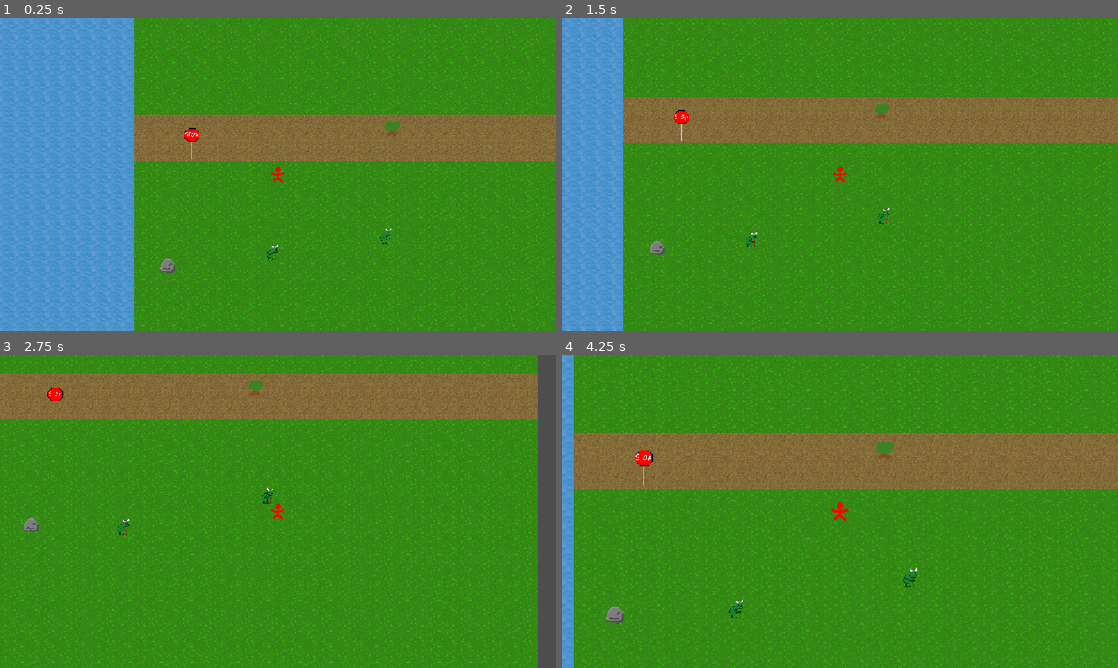
Above: before the commit, frames 1-4 (two rows, left to right).
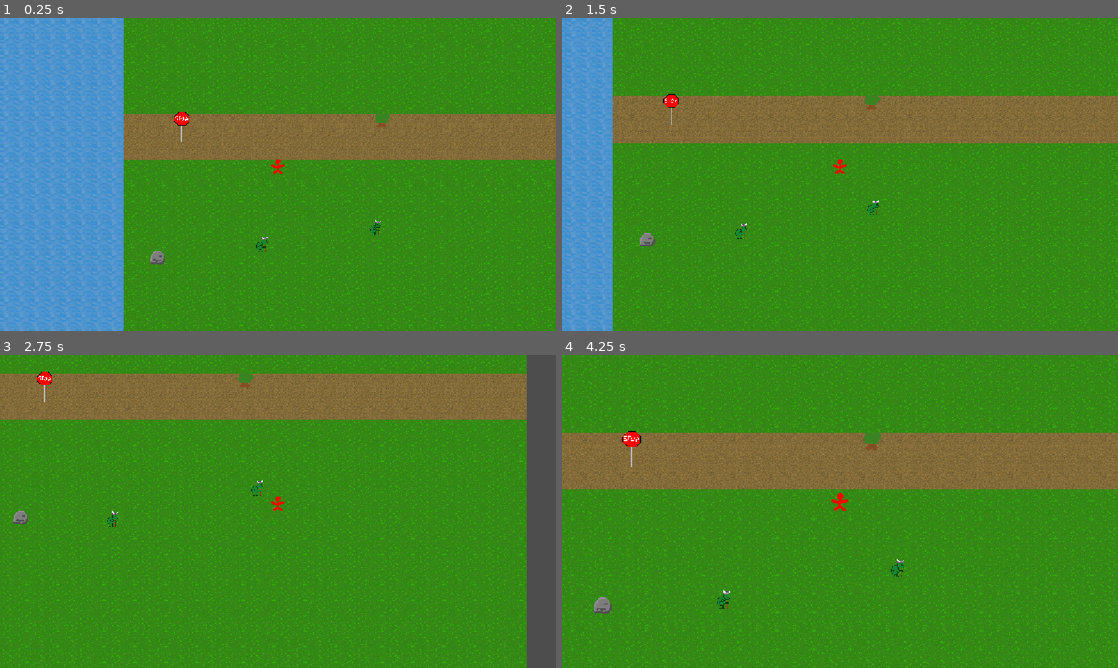
Above: after the commit, the same moments.

Repository: Drewpicus/2dPractice
Game: Godot game, scene res://Scenes/main.tscn
The game is run twice, just before and just after one commit, with the same random seed, the same clock (stepped at 60 frames per second) and the same inputs.
Inputs (mouse positions are in pixels of both pictures, inside the frame that each line leads up to):
- Up to frame 1 (0.25 s): no input
- Up to frame 2 (1.5 s): move the mouse to (962, 158) at 0.52 s; hold D (move_right) 0.53-1.28 s; hold E (test) 0.53-1.28 s; move the mouse to (728, 190) at 1.27 s; hold S (move_down) from 1.28 s (still down); click (728, 190) at 1.35 s
- Up to frame 3 (2.75 s): tap E (test) at 1.55 s; move the mouse to (333, 442) at 2.02 s; release S (move_down) at 2.03 s; hold D (move_right) from 2.03 s (still down); hold E (test) from 2.03 s (still down); tap T (quick_inspect) at 2.1 s
- Up to frame 4 (4.25 s): move the mouse to (812, 574) at 2.77 s; release D (move_right) at 2.78 s; release E (test) at 2.78 s; hold W (move_up) 2.78-3.53 s; tap E (test) at 2.85 s; move the mouse to (1006, 558) at 3.52 s; hold A (move_left) from 3.53 s (still down); hold E (test) from 3.53 s (still down); tap Mouse wheel up (zoom_in) at 3.6 s

The runs differ from the first frame. In frame 1, 14% of the frame differs, in the area x 0-100%, y 0-100%; in frame 2, 14%; in frame 3, 14%; in frame 4, 15%.

Commit message:
trying to put hitbox at feet

Diff:
--- a/Data/Entities/stopsign.json
+++ b/Data/Entities/stopsign.json
@@ -6,8 +6,8 @@
 
 	"collision": {
 		"type": "capsule",
-		"radius": 16.0,
-		"height": 64.0
+		"radius": 4.0,
+		"height": 8.0
 	},
 
 	"components": [
--- a/Scenes/main.tscn
+++ b/Scenes/main.tscn
@@ -44,6 +44,7 @@
 script = ExtResource("3_kry3j")
 
 [node name="Entities" type="Node2D" parent="GameWorld" unique_id=120306238]
+y_sort_enabled = true
 
 [node name="UI" type="CanvasLayer" parent="." unique_id=1044784727]
 
--- a/Scripts/Entity/entity_factory.gd
+++ b/Scripts/Entity/entity_factory.gd
@@ -15,9 +15,21 @@
 
 	entity.entity_id = definition.entity_id
 	entity.entity_name = definition.entity_name
-	entity.get_node("Sprite2D").texture = definition.sprite
+	var sprite := entity.get_node("Sprite2D") as Sprite2D
+	sprite.texture = definition.sprite
+
+	var y_offset := 0.0
+
+	if definition.sprite:
+		y_offset = -definition.sprite.get_height() / 2
+		sprite.position.y = y_offset
+
+	var collision := entity.get_node("CollisionShape2D") as CollisionShape2D
+
 	if definition.collision_shape:
-		entity.get_node("CollisionShape2D").shape = definition.collision_shape.duplicate()
+		collision.shape = definition.collision_shape.duplicate()
+		collision.position.y = y_offset
+
 	entity.solid = definition.solid
 
 	for component in definition.components:
--- a/Scripts/game_world.gd
+++ b/Scripts/game_world.gd
@@ -20,7 +20,9 @@
 	terrain.render(world_data)
 
 func cell_to_world(cell: Vector2i) -> Vector2:
-	return terrain.map_to_local(cell)
+	return terrain.to_global(
+		terrain.map_to_local(cell)
+	)
 
 
 func world_to_cell(world_position: Vector2) -> Vector2i:
